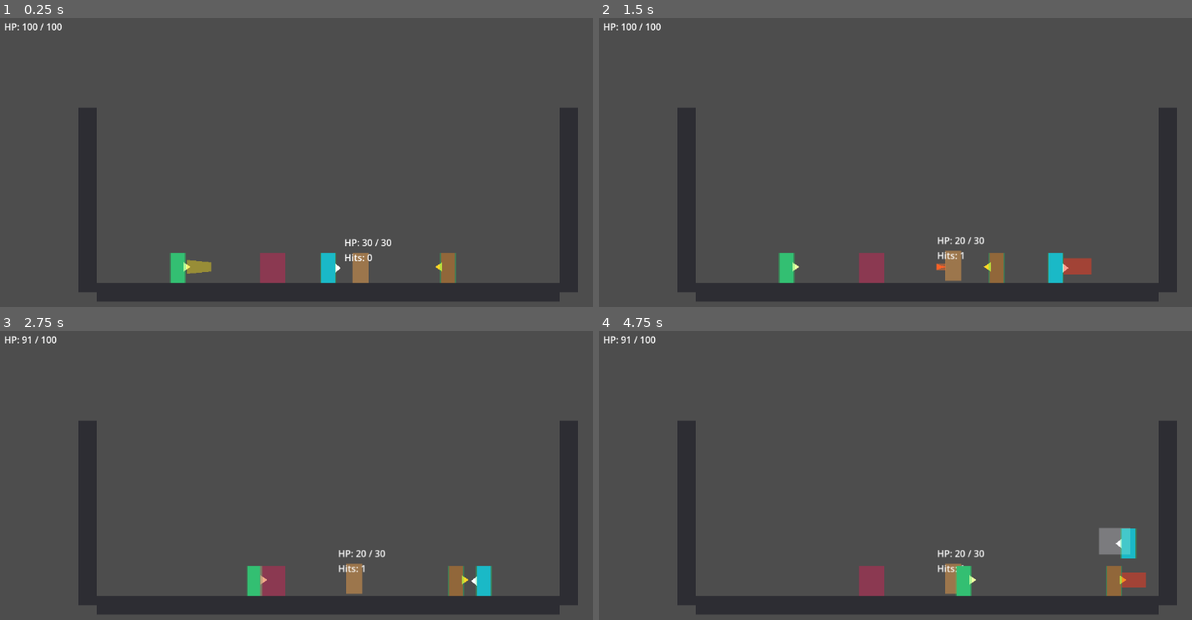
Above: before the commit, frames 1-4 (two rows, left to right).
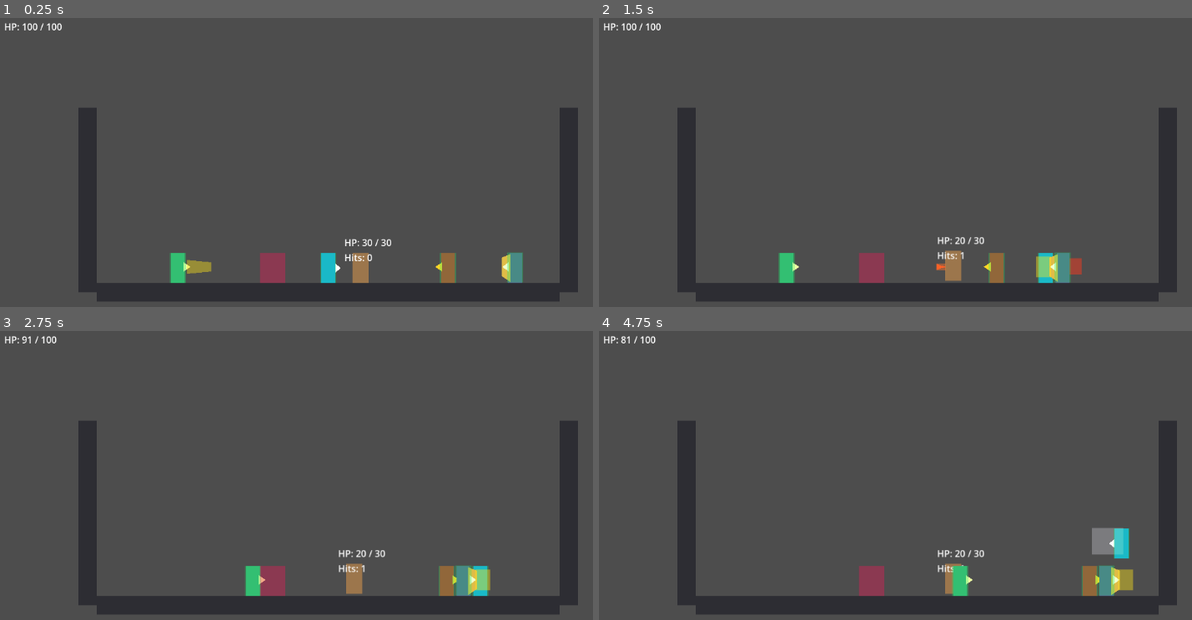
Above: after the commit, the same moments.

Repository: viennguyen2412/stick-rush-last-floor
Game: Godot game, scene res://scenes/levels/DebugArena.tscn
The game is run twice, just before and just after one commit, with the same random seed, the same clock (stepped at 60 frames per second) and the same inputs.
Inputs:
- Up to frame 1 (0.25 s): no input
- Up to frame 2 (1.5 s): hold D (move_right) from 0.53 s (still down); tap J (attack) at 0.6, 1.35 s; tap Space (jump_dash) at 0.77 s
- Up to frame 3 (2.75 s): tap Space (jump_dash) at 1.52 s; release D (move_right) at 2.03 s; hold A (move_left) from 2.03 s (still down); tap L (dodge_parry) at 2.1 s; tap J (attack) at 2.3 s
- Up to frame 4 (4.75 s): release A (move_left) at 2.78 s; hold D (move_right) 2.78-4.28 s; tap J (attack) at 2.85, 3.6, 4.55 s; tap Space (jump_dash) at 3.02, 3.77, 4.52 s; hold A (move_left) from 4.28 s (still down); tap L (dodge_parry) at 4.35 s

The runs differ from the first frame. In frame 1, 0.4% of the frame differs, in the area x 84-89%, y 81-92%; in frame 2, 0.7%; in frame 3, 0.9%; in frame 4, 1.6%, in the area x 3-93%, y 2-92%.

Commit message:
Add guard damage and stagger states

Diff:
--- /dev/null
+++ b/scenes/enemies/ShieldEnemy.tscn
@@ -0,0 +1,75 @@
+[gd_scene load_steps=11 format=3]
+
+[ext_resource type="Script" path="res://scripts/enemies/enemy_base.gd" id="1_enemy_base"]
+[ext_resource type="Script" path="res://scripts/enemies/enemy_ai.gd" id="2_enemy_ai"]
+[ext_resource type="PackedScene" path="res://scenes/combat/Hurtbox.tscn" id="3_hurtbox"]
+[ext_resource type="PackedScene" path="res://scenes/combat/Hitbox.tscn" id="4_hitbox"]
+[ext_resource type="Script" path="res://scripts/combat/health_component.gd" id="5_health"]
+[ext_resource type="Script" path="res://scripts/combat/damage_feedback_component.gd" id="6_damage_feedback"]
+[ext_resource type="Script" path="res://scripts/combat/damage_packet.gd" id="7_damage_packet"]
+[ext_resource type="Script" path="res://scripts/enemies/shield_hurtbox.gd" id="8_shield_hurtbox"]
+
+[sub_resource type="RectangleShape2D" id="RectangleShape2D_body"]
+size = Vector2(30, 54)
+
+[sub_resource type="Resource" id="Resource_shield_attack_packet"]
+script = ExtResource("7_damage_packet")
+damage = 10.0
+knockback = Vector2(145, -25)
+hitstop = 0.04
+stun = 0.12
+team = 2
+
+[node name="ShieldEnemy" type="CharacterBody2D"]
+script = ExtResource("1_enemy_base")
+
+[node name="VisualRoot" type="Node2D" parent="."]
+
+[node name="Body" type="Polygon2D" parent="VisualRoot"]
+color = Color(0.36, 0.38, 0.58, 1)
+polygon = PackedVector2Array(-12, -52, 10, -52, 12, 0, -12, 0)
+
+[node name="Shield" type="Polygon2D" parent="VisualRoot"]
+color = Color(0.88, 0.74, 0.28, 1)
+polygon = PackedVector2Array(8, -50, 23, -44, 23, -12, 8, -2)
+
+[node name="FacingMarker" type="Polygon2D" parent="VisualRoot"]
+color = Color(0.95, 1, 0.8, 1)
+polygon = PackedVector2Array(11, -36, 22, -28, 11, -20)
+
+[node name="WindupTelegraph" type="Polygon2D" parent="VisualRoot"]
+visible = false
+color = Color(1, 0.9, 0.1, 0.42)
+polygon = PackedVector2Array(20, -46, 46, -46, 46, -10, 20, -10)
+
+[node name="Hitbox" parent="VisualRoot" instance=ExtResource("4_hitbox")]
+position = Vector2(36, -28)
+damage_packet = SubResource("Resource_shield_attack_packet")
+team = 2
+
+[node name="CollisionShape2D" type="CollisionShape2D" parent="."]
+position = Vector2(0, -27)
+shape = SubResource("RectangleShape2D_body")
+
+[node name="Hurtbox" parent="." instance=ExtResource("3_hurtbox")]
+position = Vector2(0, -27)
+script = ExtResource("8_shield_hurtbox")
+team = 2
+
+[node name="Health" type="Node" parent="."]
+script = ExtResource("5_health")
+max_health = 50.0
+current_health = 50.0
+
+[node name="DamageFeedback" type="Node" parent="."]
+script = ExtResource("6_damage_feedback")
+position_knockback_scale = 0.06
+
+[node name="AI" type="Node" parent="."]
+script = ExtResource("2_enemy_ai")
+speed = 80.0
+attack_range = 50.0
+chase_stop_range = 32.0
+windup_duration = 0.34
+active_duration = 0.12
+recovery_duration = 0.52
--- a/scenes/levels/DebugArena.tscn
+++ b/scenes/levels/DebugArena.tscn
@@ -8,6 +8,7 @@
 [ext_resource type="Script" path="res://scripts/combat/camera_shake_2d.gd" id="6_camera_shake"]
 [ext_resource type="PackedScene" path="res://scenes/enemies/Grunt.tscn" id="7_grunt"]
 [ext_resource type="PackedScene" path="res://scenes/enemies/RangedEnemy.tscn" id="8_ranged_enemy"]
+[ext_resource type="PackedScene" path="res://scenes/enemies/ShieldEnemy.tscn" id="9_shield_enemy"]
 
 [sub_resource type="RectangleShape2D" id="RectangleShape2D_floor"]
 size = Vector2(800, 32)
@@ -65,6 +66,9 @@
 [node name="RangedEnemy" parent="." instance=ExtResource("8_ranged_enemy")]
 position = Vector2(-260, 284)
 
+[node name="ShieldEnemy" parent="." instance=ExtResource("9_shield_enemy")]
+position = Vector2(340, 284)
+
 [node name="PlayerDamageZone" parent="." instance=ExtResource("4_debug_damage_zone")]
 position = Vector2(-96, 258)
 
--- a/scripts/combat/damage_packet.gd
+++ b/scripts/combat/damage_packet.gd
@@ -7,3 +7,5 @@
 @export var hitstop: float = 0.0
 @export var stun: float = 0.0
 @export var team: int = 0
+@export var is_heavy: bool = false
+@export var guard_damage: float = 1.0
--- a/scripts/enemies/enemy_ai.gd
+++ b/scripts/enemies/enemy_ai.gd
@@ -7,6 +7,7 @@
 	WINDUP,
 	ATTACK,
 	RECOVERY,
+	STAGGER,
 	DEAD,
 }
 
@@ -77,6 +78,9 @@
 		State.RECOVERY:
 			_update_timed_state(delta)
 			_stop_movement(delta)
+		State.STAGGER:
+			_update_timed_state(delta)
+			_stop_movement(delta)
 		_:
 			_stop_movement(delta)
 
@@ -155,6 +159,16 @@
 	_set_telegraph_visible(false)
 
 
+func stagger(duration: float) -> void:
+	if _state == State.DEAD:
+		return
+
+	_state = State.STAGGER
+	_state_time_left = maxf(duration, 0.0)
+	_set_attack_hitbox_active(false)
+	_set_telegraph_visible(false)
+
+
 func _stop_movement(delta: float) -> void:
 	_body.velocity.x = move_toward(_body.velocity.x, 0.0, friction * delta)
 
--- /dev/null
+++ b/scripts/enemies/shield_hurtbox.gd
@@ -0,0 +1,125 @@
+class_name ShieldHurtbox
+extends Hurtbox
+
+
+signal attack_blocked(source: Hitbox, damage_packet: DamagePacket)
+signal guard_broken
+
+
+@export var visual_root_path: NodePath = ^"../VisualRoot"
+@export var ai_path: NodePath = ^"../AI"
+@export var shield_visual_path: NodePath = ^"../VisualRoot/Shield"
+@export var max_guard: float = 3.0
+@export var stagger_duration: float = 0.85
+
+var _visual_root: Node2D
+var _ai: Node
+var _shield_visual: Polygon2D
+var _shield_base_color: Color = Color.WHITE
+var _guard: float = 0.0
+var _guard_recover_time_left: float = 0.0
+var _is_guard_broken: bool = false
+
+
+func _ready() -> void:
+	_visual_root = get_node_or_null(visual_root_path) as Node2D
+	_ai = get_node_or_null(ai_path)
+	_shield_visual = get_node_or_null(shield_visual_path) as Polygon2D
+	if _shield_visual != null:
+		_shield_base_color = _shield_visual.color
+
+	_guard = maxf(max_guard, 1.0)
+	set_process(false)
+
+
+func _process(delta: float) -> void:
+	if not _is_guard_broken:
+		set_process(false)
+		return
+
+	_guard_recover_time_left -= delta
+	if _guard_recover_time_left <= 0.0:
+		_reset_guard()
+
+
+func receive_hit(source: Hitbox, packet: DamagePacket) -> void:
+	if packet == null:
+		return
+
+	if _is_guard_broken or not _is_front_hit(source):
+		hit_received.emit(source, packet)
+		return
+
+	if packet.is_heavy:
+		_break_guard()
+		hit_received.emit(source, packet)
+		return
+
+	_block_hit(source, packet)
+
+
+func _block_hit(source: Hitbox, packet: DamagePacket) -> void:
+	attack_blocked.emit(source, packet)
+	_guard = maxf(_guard - maxf(packet.guard_damage, 0.0), 0.0)
+
+	if _guard <= 0.0:
+		_break_guard()
+		return
+
+	_flash_shield(Color(1.0, 0.94, 0.22, 1.0))
+
+
+func _break_guard() -> void:
+	if _is_guard_broken:
+		return
+
+	_is_guard_broken = true
+	_guard = 0.0
+	_guard_recover_time_left = maxf(stagger_duration, 0.05)
+	guard_broken.emit()
+	_set_shield_color(Color(1.0, 0.35, 0.18, 1.0))
+	set_process(true)
+
+	if _ai != null and _ai.has_method("stagger"):
+		_ai.call("stagger", stagger_duration)
+
+
+func _reset_guard() -> void:
+	_is_guard_broken = false
+	_guard = maxf(max_guard, 1.0)
+	set_process(false)
+
+	if _shield_visual != null:
+		_shield_visual.color = _shield_base_color
+
+
+func _is_front_hit(source: Hitbox) -> bool:
+	if source == null:
+		return true
+
+	var hit_direction: float = signf(source.global_position.x - global_position.x)
+	if is_zero_approx(hit_direction):
+		return true
+
+	return hit_direction == _get_facing_direction()
+
+
+func _get_facing_direction() -> float:
+	if _visual_root != null and _visual_root.scale.x < 0.0:
+		return -1.0
+
+	return 1.0
+
+
+func _flash_shield(color: Color) -> void:
+	if _shield_visual == null:
+		return
+
+	_set_shield_color(color)
+	var tween: Tween = create_tween()
+	tween.tween_property(_shield_visual, "color", _shield_base_color, 0.14)
+
+
+func _set_shield_color(color: Color) -> void:
+	if _shield_visual != null:
+		_shield_visual.color = color
--- a/scripts/player/player_combat.gd
+++ b/scripts/player/player_combat.gd
@@ -40,12 +40,16 @@
 @export var hit_1_hitbox_offset: Vector2 = Vector2(34.0, -29.0)
 @export var hit_2_hitbox_offset: Vector2 = Vector2(38.0, -29.0)
 @export var hit_3_hitbox_offset: Vector2 = Vector2(44.0, -30.0)
-
-var _hitbox: Area2D
+@export var hit_1_guard_damage: float = 1.0
+@export var hit_2_guard_damage: float = 1.0
+@export var hit_3_guard_damage: float = 3.0
+
+var _hitbox: Hitbox
 var _hitbox_shape: CollisionShape2D
 var _hitbox_rectangle: RectangleShape2D
 var _debug_visual: Polygon2D
 var _health: HealthComponent
+var _damage_packet: DamagePacket
 var _attack_hitbox_color: Color = Color(1.0, 0.22, 0.12, 0.48)
 var _phase: ComboPhase = ComboPhase.IDLE
 var _current_hit: int = 0
@@ -62,9 +66,13 @@
 	if _health != null:
 		_health.died.connect(_on_died)
 
-	_hitbox = get_node_or_null(hitbox_path) as Area2D
+	_hitbox = get_node_or_null(hitbox_path) as Hitbox
 	if _hitbox == null:
 		return
+
+	if _hitbox.damage_packet != null:
+		_damage_packet = _hitbox.damage_packet.duplicate() as DamagePacket
+		_hitbox.damage_packet = _damage_packet
 
 	_hitbox_shape = _hitbox.get_node_or_null("CollisionShape2D") as CollisionShape2D
 	_debug_visual = _hitbox.get_node_or_null("DebugVisual") as Polygon2D
@@ -264,6 +272,17 @@
 		_debug_visual.color = _attack_hitbox_color
 		_set_debug_visual_size(hitbox_size)
 
+	_configure_damage_packet(hit_number)
+
+
+func _configure_damage_packet(hit_number: int) -> void:
+	if _damage_packet == null:
+		return
+
+	# MVP heavy attack: the third combo hit is the guard-breaking finisher.
+	_damage_packet.is_heavy = hit_number == 3
+	_damage_packet.guard_damage = _get_guard_damage(hit_number)
+
 
 func _configure_parry_feedback(is_recovery: bool) -> void:
 	if _hitbox == null:
@@ -371,6 +390,18 @@
 			return hit_1_hitbox_offset
 
 
+func _get_guard_damage(hit_number: int) -> float:
+	match hit_number:
+		1:
+			return hit_1_guard_damage
+		2:
+			return hit_2_guard_damage
+		3:
+			return hit_3_guard_damage
+		_:
+			return hit_1_guard_damage
+
+
 func _on_died() -> void:
 	_is_dead = true
 	_reset_combo()
Not shown: 1 places in scenes/levels/DebugArena.tscn that only renumber resources
Not shown, added: scripts/enemies/shield_hurtbox.gd.uid
